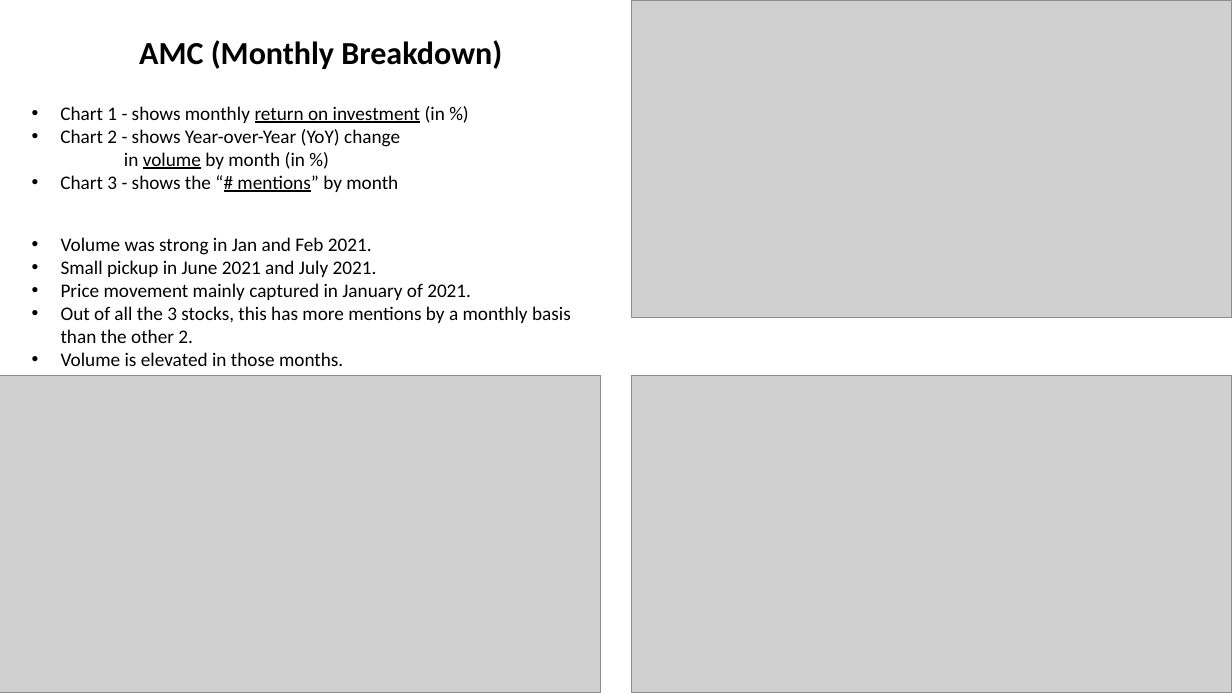
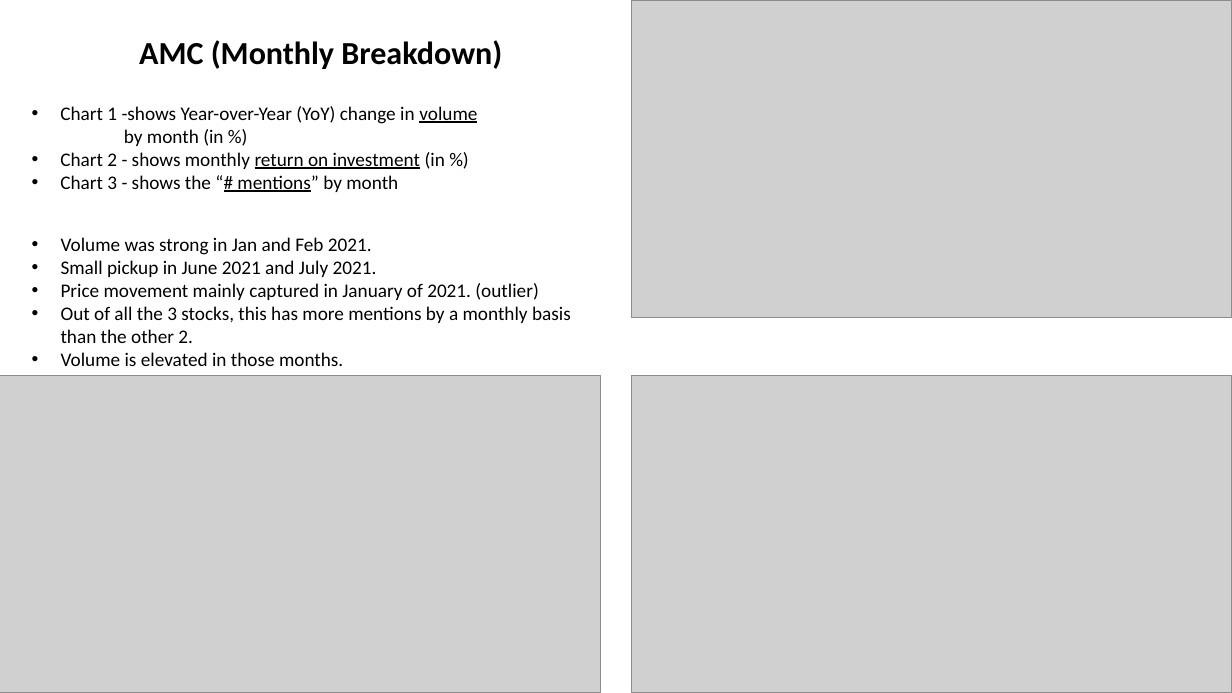
Before and after one commit to djhang99/Web-Scraping-Project-1-, a slide deck: slide 10 of WSB Presentation (NYC Data Academy).pptx. Drawn at 1232x693 pixels with LibreOffice and Linux fonts; fonts in the diff are those of the drawing; grey boxes stand for pictures. Boxes give left, top, right and bottom in pixels: in the first picture for what was removed or moved away, otherwise in the second. Text is boxed around its words. In the diff, an @@ line names an element or a change of style, - is before the commit and + after.

```diff
--- a/WSB Presentation (NYC Data Academy).pptx
+++ b/WSB Presentation (NYC Data Academy).pptx
@@ text at (60, 106, 477, 169): text changed @@
-• Chart 1 - shows monthly return on investment (in %)
-• Chart 2 - shows Year-over-Year (YoY) change
-in volume by month (in %)
+• Chart 1 -shows Year-over-Year (YoY) change in volume
+    by month (in %)
+• Chart 2 - shows monthly return on investment (in %)
@@ text at (61, 283, 538, 300): text changed @@
-• Price movement mainly captured in January of 2021.
+• Price movement mainly captured in January of 2021. (outlier)
```
Also in this commit, not shown: 5 other slides changed, 1 other file.
